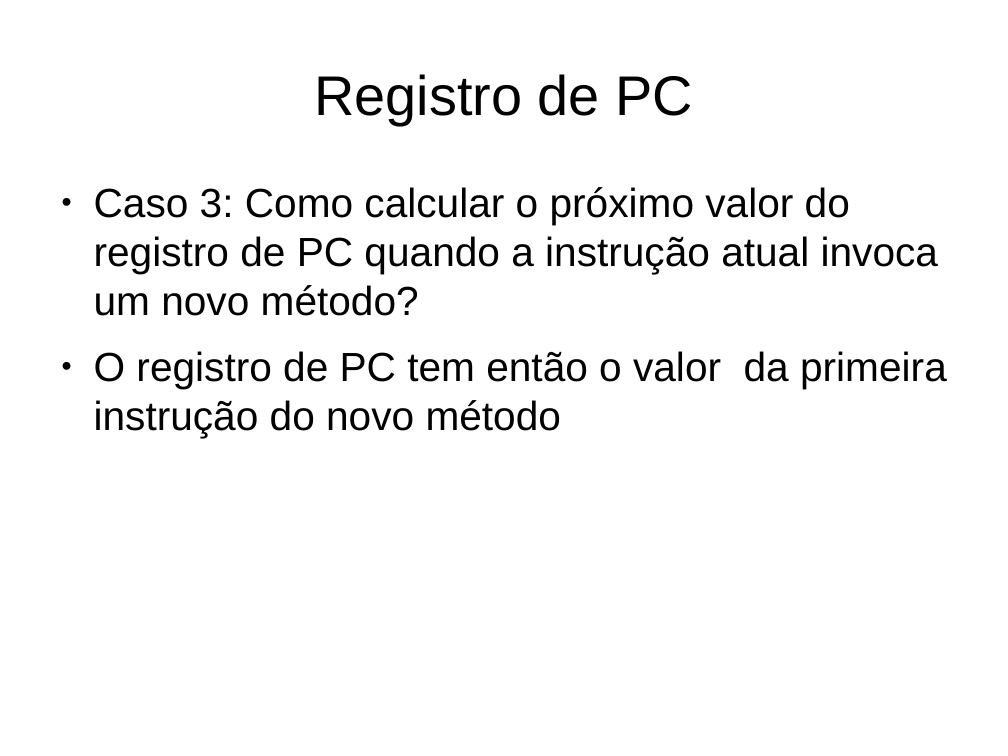
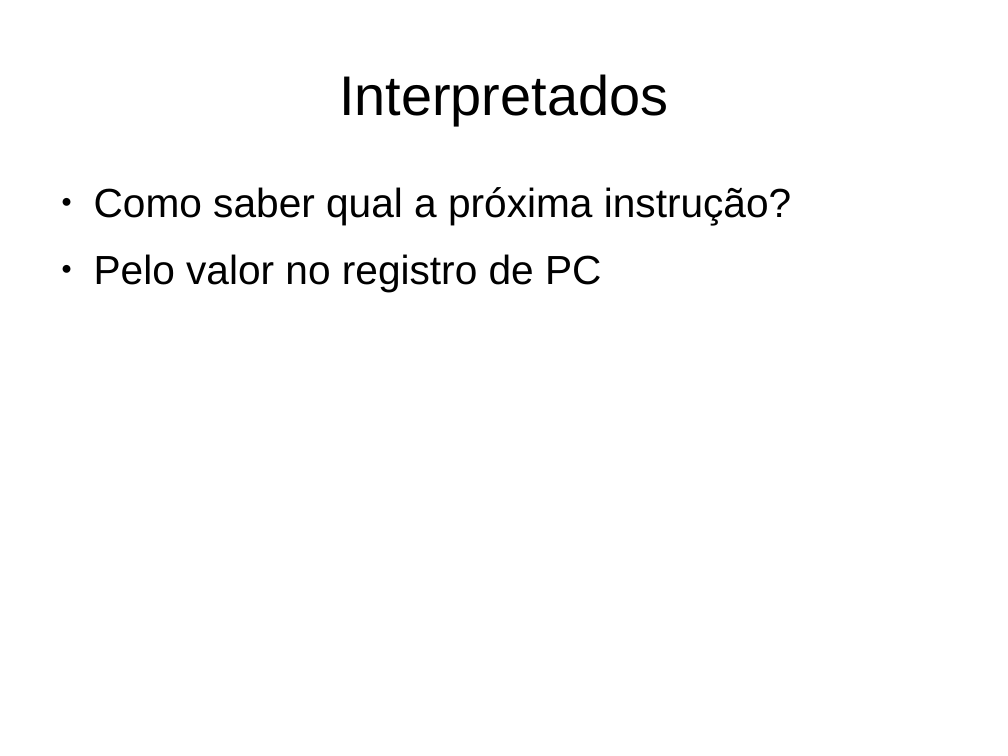
Before and after one commit to gabrielmm1234/jvm-sb, a slide deck: slide 24 of projetoLogico/apresentacao.odp (slide 8 before the commit). Drawn at 1008x756 pixels with LibreOffice and Linux fonts; fonts in the diff are those of the drawing. Boxes give left, top, right and bottom in pixels: in the first picture for what was removed or moved away, otherwise in the second. Text is boxed around its words. In the diff, an @@ line names an element or a change of style, - is before the commit and + after.

```diff
--- a/projetoLogico/apresentacao.odp
+++ b/projetoLogico/apresentacao.odp
@@ title at [339, 74, 668, 125]: text changed @@
-Registro de PC
+Interpretados
@@ text at [94, 187, 791, 292]: text changed @@
-● Caso 3: Como calcular o próximo valor do registro de PC quando a instrução atual invoca um novo método?
-● O registro de PC tem então o valor da primeira instrução do novo método
+● Como saber qual a próxima instrução?
+● Pelo valor no registro de PC
```
Also in this commit, not shown: 4 other slides changed, 2 slides added, 1 slide removed.
